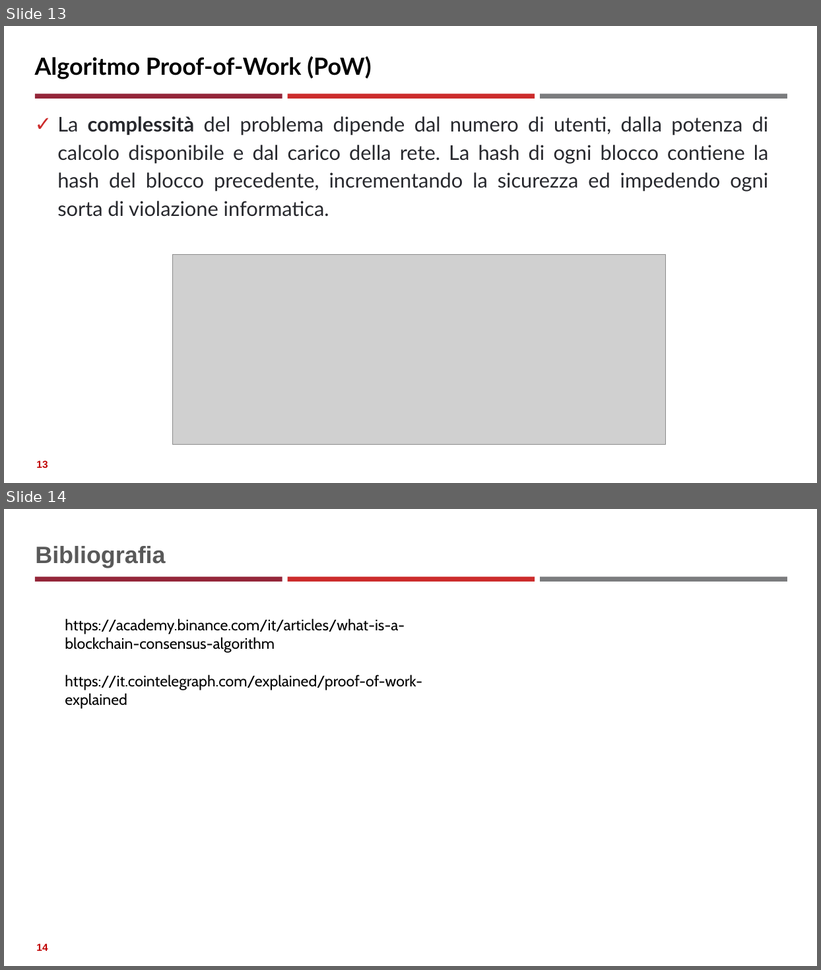
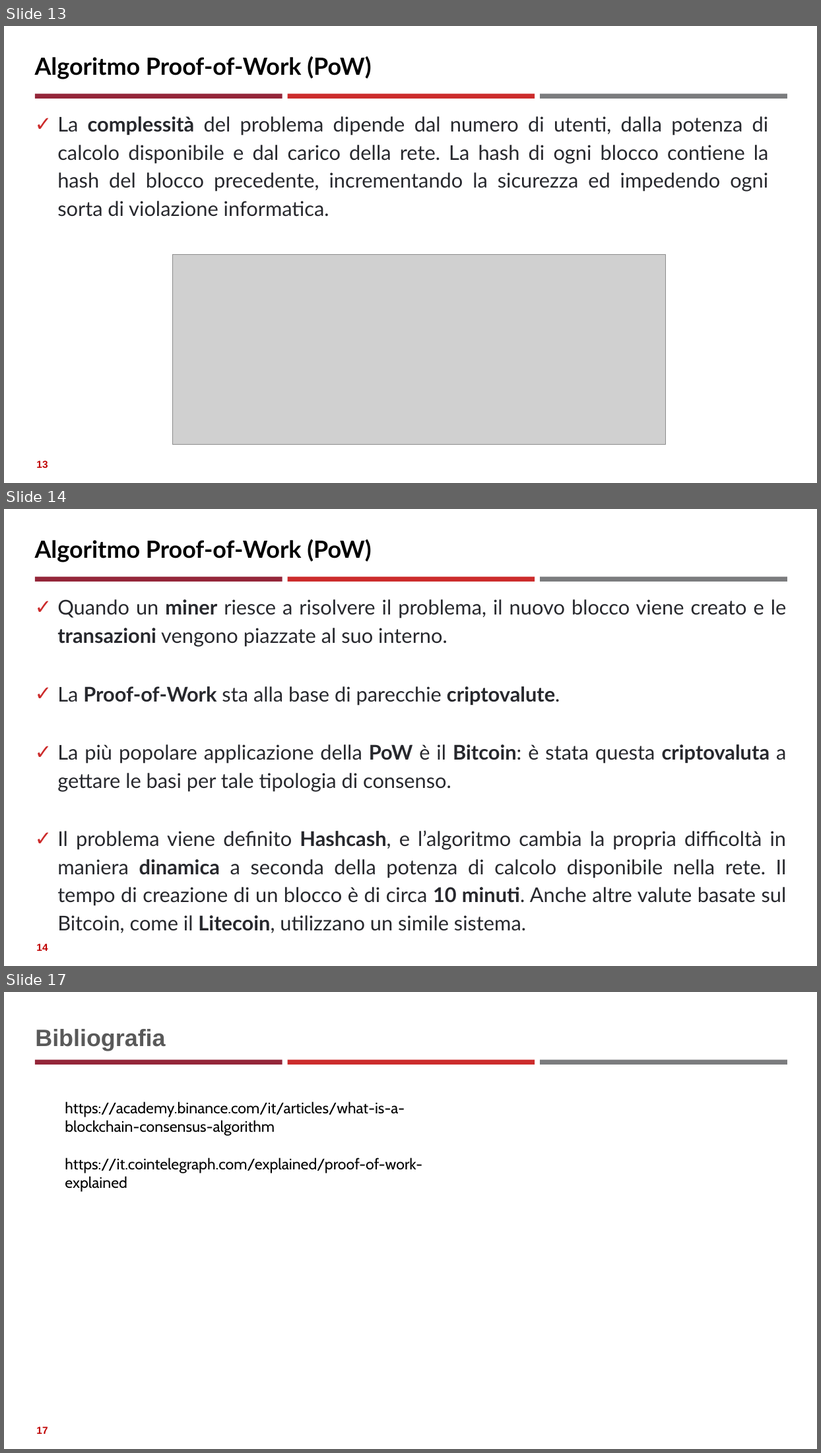
Before and after one commit to neural1977/data_science_interview_material, a slide deck: Assicurazioni/Algoritmi di consenso distribuito_ita.pptx. Shown one above the other, each under a label of ours: slides 13 and 14 before the commit, slides 13, 14 and 17 after it; the slides between them are not shown. The pictures are 821x970 and 821x1453 pixels, drawn with LibreOffice and Linux fonts; fonts in the diff are those of the drawing; grey boxes stand for pictures. Boxes give left, top, right and bottom in pixels: in the first picture for what was removed or moved away, otherwise in the second. Text is boxed around its words. In the diff, an @@ line names an element or a change of style, - is before the commit and + after.

```diff
--- a/Assicurazioni/Algoritmi di consenso distribuito_ita.pptx
+++ b/Assicurazioni/Algoritmi di consenso distribuito_ita.pptx
@@ slide 14 added at box(4, 509, 817, 966), background #FFFFFF; not listed: 3 template elements that a slide beside it also shows @@
@@ title added at box(35, 539, 371, 562), 28 pt, text #000000, bold @@
+Algoritmo Proof-of-Work (PoW)
@@ text added at box(57, 599, 787, 933), 24 pt, text #27282D @@
+✓ Quando un miner riesce a risolvere il problema, il nuovo blocco viene creato e le transazioni vengono piazzate al suo interno.
+✓ La Proof-of-Work sta alla base di parecchie criptovalute.
+✓ La più popolare applicazione della PoW è il Bitcoin: è stata questa criptovaluta a gettare le basi per tale tipologia di consenso.
+✓ Il problema viene definito Hashcash, e l’algoritmo cambia la propria difficoltà in maniera dinamica a seconda della potenza di calcolo disponibile nella rete. Il tempo di creazione di un blocco è di circa 10 minuti. Anche altre valute basate sul Bitcoin, come il Litecoin, utilizzano un simile sistema.
@@ page number added at box(36, 944, 48, 951), 12 pt, text #C00000, bold @@
+14
@@ what was slide 14 is now slide 17 @@
@@ page number at box(36, 1427, 48, 1434): text changed @@
-14
+17
```
Also in this commit, not shown: 2 other slides added, 1 other file.
